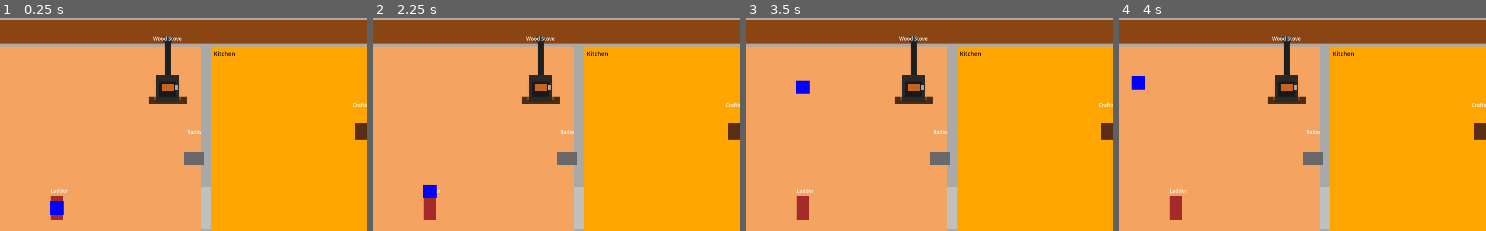
Above: before the commit, frames 1-4 (left to right).
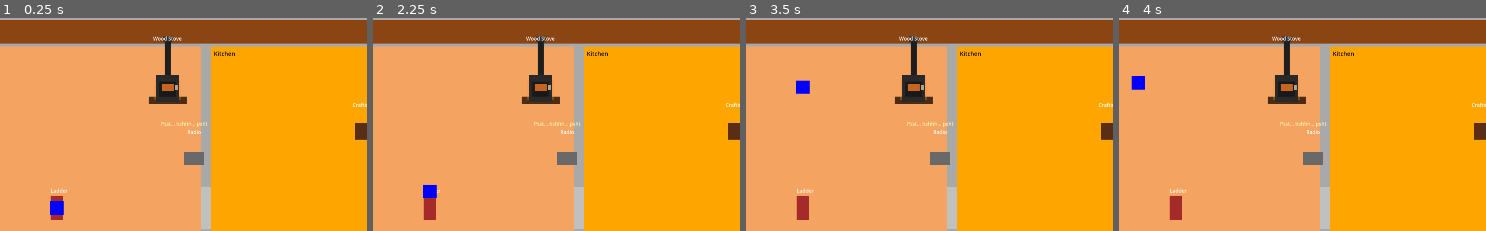
Above: after the commit, the same moments.

Repository: nexus382/firetower-game
Game: Godot game, scene res://scenes/Main.tscn
Same seed, same stepped clock (60 frames per second), same inputs: the game is played once before the commit and once after it.
Inputs (mouse positions are % of the whole screen's width and height, from its top left):
- Up to frame 1 (0.25 s): no input
- Up to frame 2 (2.25 s): click "LBS" at 0.5 s; click "KG" at 1.25 s; tap Enter at 2 s; move the mouse to (42, 71) at 2.02 s; hold W (move_up) from 2.03 s (still down); hold E (interact) from 2.03 s (still down)
- Up to frame 3 (3.5 s): keep holding W (move_up); tap Space at 2.75 s; move the mouse to (80, 66) at 2.77 s; release E (interact) at 2.78 s; tap E (interact) at 2.85 s
- Up to frame 4 (4 s): move the mouse to (14, 34) at 3.52 s; release W (move_up) at 3.53 s; hold A (move_left) from 3.53 s (still down); hold E (interact) from 3.53 s (still down)
The pictures show only the part of the screen within x 17-67%, y 5-55%; the shares and areas given below are measured in that part.

The runs differ from the first frame. In frame 1, less than 0.1% of the frame differs, in the area x 43-57%, y 48-52%; in frame 2, less than 0.1%; in frame 3, less than 0.1%; in frame 4, less than 0.1%.

Commit message:
Add radio onboarding cues and fire-start guidance

Diff:
--- a/scripts/GameManager.gd
+++ b/scripts/GameManager.gd
@@ -261,7 +261,7 @@
         "cost": {
             "metal_scrap": 2,
             "wood": 4,
-            "cloth_scraps": 1,
+            "ripped_cloth": 1,
             "plastic_sheet": 2,
             "nails": 5,
             "rock": 2,
@@ -292,17 +292,6 @@
         "hours": CRAFT_ACTION_HOURS,
         "rest_cost_percent": 2.5,
         "quantity": 1
-    },
-    "cloth_scraps": {
-        "item_id": "cloth_scraps",
-        "display_name": "Cloth Scraps",
-        "description": "Cut fabric strips for pack projects.",
-        "cost": {
-            "ripped_cloth": 1
-        },
-        "hours": CRAFT_ACTION_HOURS,
-        "rest_cost_percent": 2.5,
-        "quantity": 2
     },
     "bandage": {
         "item_id": "bandage",
@@ -350,7 +339,7 @@
             "wood": 4,
             "string": 1,
             "rope": 1,
-            "cloth_scraps": 3
+            "ripped_cloth": 3
         },
         "hours": CRAFT_ACTION_HOURS,
         "rest_cost_percent": 15.0,
@@ -423,6 +412,7 @@
 signal snare_state_changed(state: Dictionary)
 signal wolf_state_changed(state: Dictionary)
 signal expedition_state_changed(state: Dictionary)
+signal radio_attention_changed(active: bool)
 
 # Core game state values shared between systems and UI.
 var current_day: int = 1
@@ -474,6 +464,8 @@
 var flashlight_battery_percent: float = 0.0
 var flashlight_active: bool = false
 var _pending_game_food: Dictionary = {}
+var _radio_last_ack_day: int = 0
+var _radio_tip_shown: bool = false
 
 # Wire together systems, seed defaults, and make sure listeners are ready before play begins.
 func _ready():
@@ -531,6 +523,7 @@
         tower_health_system.set_initial_weather_state(weather_system.get_state())
     if news_system:
         news_system.reset_day(current_day)
+        _refresh_radio_attention("startup")
     if zombie_system:
         zombie_system.zombies_damaged_tower.connect(_on_zombie_damage_tower)
         zombie_system.zombies_spawned.connect(_on_zombies_spawned)
@@ -1111,6 +1104,32 @@
     if !has_message:
         result["reason"] = "no_broadcast"
     return result
+
+func has_unheard_radio_message() -> bool:
+    if news_system == null:
+        return false
+    var broadcast = news_system.get_broadcast_for_day(current_day)
+    var text = String(broadcast.get("text", ""))
+    if text.is_empty():
+        return false
+    return current_day > _radio_last_ack_day
+
+func mark_radio_message_heard():
+    if current_day <= _radio_last_ack_day:
+        return
+    _radio_last_ack_day = current_day
+    _refresh_radio_attention("acknowledged")
+
+func should_show_radio_tip() -> bool:
+    return !_radio_tip_shown
+
+func mark_radio_tip_shown():
+    if _radio_tip_shown:
+        return
+    _radio_tip_shown = true
+
+func _refresh_radio_attention(_source: String = ""):
+    radio_attention_changed.emit(has_unheard_radio_message())
 
 func perform_eating(portion_key: String) -> Dictionary:
     if not sleep_system or not time_system or not inventory_system:
@@ -3191,6 +3210,7 @@
         tower_health_system.on_day_completed(current_state)
     if news_system:
         news_system.reset_day(current_day)
+        _refresh_radio_attention("day_rollover")
     if zombie_system:
         zombie_system.start_day(current_day, _rng)
     if wolf_system:
--- a/scripts/TowerManager.gd
+++ b/scripts/TowerManager.gd
@@ -336,6 +336,16 @@
     prompt.add_theme_font_size_override("font_size", 12)
     radio.add_child(prompt)
 
+    var attention = Label.new()
+    attention.name = "AttentionLabel"
+    attention.text = "Psst... bshhh... psht"
+    attention.position = Vector2(-80, -92)
+    attention.add_theme_color_override("font_color", Color(1.0, 0.95, 0.7))
+    attention.add_theme_font_size_override("font_size", 12)
+    attention.visible = false
+    attention.z_index = 4
+    radio.add_child(attention)
+
     var name_label = Label.new()
     name_label.name = "NameLabel"
     name_label.text = "Radio"
--- a/scripts/objects/Radio.gd
+++ b/scripts/objects/Radio.gd
@@ -4,16 +4,24 @@
 extends Area2D
 class_name Radio
 
+const ATTENTION_ON_SECONDS := 1.5
+const ATTENTION_OFF_SECONDS := 0.2
+
 @export var prompt_text: String = "Press [%s] to tune"
 @export var static_text: String = "Only static crackles tonight."
 
 @onready var prompt_label: Label = $PromptLabel
+@onready var attention_label: Label = $AttentionLabel
 
 # Tracks when the player can trigger the interaction prompt.
 var _player_in_range: bool = false
 var _game_manager: GameManager = null
 var _radio_panel: Control
+var _tutorial_popup: ActionPopupPanel
 var _prompt_template: String = ""
+var _attention_timer: Timer
+var _attention_showing: bool = false
+var _attention_active: bool = false
 
 func _ready():
     monitoring = true
@@ -27,6 +35,14 @@
         prompt_label.visible = false
     _update_prompt_text()
 
+    if attention_label:
+        attention_label.visible = false
+
+    _attention_timer = Timer.new()
+    _attention_timer.one_shot = true
+    add_child(_attention_timer)
+    _attention_timer.timeout.connect(_on_attention_timer_timeout)
+
     _resolve_dependencies()
 
 func _resolve_dependencies():
@@ -37,9 +53,15 @@
 
     var manager_node = root.get_node_or_null("Main/GameManager")
     _game_manager = manager_node as GameManager if manager_node is GameManager else null
+    if _game_manager and !_game_manager.is_connected("radio_attention_changed", Callable(self, "_on_radio_attention_changed")):
+        _game_manager.radio_attention_changed.connect(_on_radio_attention_changed)
+        _on_radio_attention_changed(_game_manager.has_unheard_radio_message())
 
     var panel_node = root.get_node_or_null("Main/UI/RadioPanel")
     _radio_panel = panel_node if panel_node is Control else null
+
+    var popup_node = root.get_node_or_null("Main/UI/ActionPopupPanel")
+    _tutorial_popup = popup_node as ActionPopupPanel if popup_node is ActionPopupPanel else null
 
 func _unhandled_input(event):
     if !_player_in_range:
@@ -60,6 +82,10 @@
         })
         return
 
+    if _game_manager.should_show_radio_tip():
+        _show_radio_tip()
+        _game_manager.mark_radio_tip_shown()
+
     var report = _game_manager.request_radio_broadcast()
     if !report.get("success", false):
         _show_panel_with_message({
@@ -77,11 +103,13 @@
             "title": "{0} - Day {1}".format([title, day_value]),
             "text": text
         })
+        _game_manager.mark_radio_message_heard()
     else:
         _show_panel_with_message({
             "title": "Radio Static",
             "text": static_text
         })
+        _on_radio_attention_changed(false)
 
 func _show_panel_with_message(payload: Dictionary):
     if _radio_panel and _radio_panel.has_method("display_broadcast"):
@@ -117,6 +145,48 @@
         return template % key_label
     return template
 
+func _show_radio_tip():
+    if _tutorial_popup == null:
+        return
+    var lines: PackedStringArray = [
+        "Welcome to the tower, lookout—check the radio each morning for valley updates.",
+        "Some broadcasts bring windfalls, others warn of danger—missing one can cost you dearly.",
+        "Stay tuned and stay safe out there."
+    ]
+    _tutorial_popup.show_message("Daily Radio Brief", lines)
+
+func _on_radio_attention_changed(active: bool):
+    _set_attention_active(active)
+
+func _set_attention_active(active: bool):
+    if _attention_active == active:
+        return
+    _attention_active = active
+    if !_attention_active:
+        if _attention_timer:
+            _attention_timer.stop()
+        if attention_label:
+            attention_label.visible = false
+        return
+    _attention_showing = false
+    _queue_attention_pulse(true)
+
+func _queue_attention_pulse(show_now: bool):
+    if !_attention_active or attention_label == null or _attention_timer == null:
+        return
+    _attention_showing = show_now
+    attention_label.visible = show_now
+    var wait_time = ATTENTION_ON_SECONDS if show_now else ATTENTION_OFF_SECONDS
+    _attention_timer.start(wait_time)
+
+func _on_attention_timer_timeout():
+    if !_attention_active or attention_label == null or _attention_timer == null:
+        return
+    _attention_showing = !_attention_showing
+    attention_label.visible = _attention_showing
+    var wait_time = ATTENTION_ON_SECONDS if _attention_showing else ATTENTION_OFF_SECONDS
+    _attention_timer.start(wait_time)
+
 func _on_body_entered(body):
     if body is Player:
         _player_in_range = true
--- a/scripts/systems/InventorySystem.gd
+++ b/scripts/systems/InventorySystem.gd
@@ -116,11 +116,6 @@
     })
     register_item_definition("rope", {
         KEY_DISPLAY_NAME: "Rope",
-        KEY_FOOD_UNITS: 0.0,
-        KEY_STACK_LIMIT: 99
-    })
-    register_item_definition("cloth_scraps", {
-        KEY_DISPLAY_NAME: "Cloth Scraps",
         KEY_FOOD_UNITS: 0.0,
         KEY_STACK_LIMIT: 99
     })
--- a/scripts/ui/ForgingResultsPanel.gd
+++ b/scripts/ui/ForgingResultsPanel.gd
@@ -24,7 +24,6 @@
     "medicated_bandage": "Herbal wrap restores 25 health on use.",
     "canned_food": "Shelf-stable meal worth 1.5 food units.",
     "feather": "Light fletching for arrows and padded gear.",
-    "cloth_scraps": "Cut fabric pieces for packs and padding.",
     "backpack": "Expands carry capacity to 12 forging slots.",
     "ripped_cloth": "Torn fabric ideal for bandages or cords.",
     "rock": "Dense stone chunk for crafting weights or tools.",
--- a/scripts/ui/WoodStovePanel.gd
+++ b/scripts/ui/WoodStovePanel.gd
@@ -29,6 +29,7 @@
 var time_system: TimeSystem
 var _tool_buttons: Dictionary = {}
 var _last_state: Dictionary = {}
+var _showing_hint: bool = false
 
 func _ready():
     visible = false
@@ -69,6 +70,9 @@
         visible = true
         status_label.text = ""
         _refresh_state()
+        if status_label:
+            status_label.text = _build_fire_basics_hint()
+            _showing_hint = true
     if add_button and !add_button.disabled:
         add_button.focus_mode = Control.FOCUS_ALL
         add_button.grab_focus()
@@ -80,6 +84,7 @@
 
 func close_panel():
     visible = false
+    _showing_hint = false
 
 func _unhandled_input(event):
     if !visible:
@@ -133,7 +138,7 @@
         kindling_value.text = "%d in pack" % max(kindling_count, 0)
 
     if capacity_label:
-        capacity_label.text = "Capacity: %d free" % max(capacity, 0)
+        capacity_label.text = "Firebox: %d slots free · 4h per log" % max(capacity, 0)
     if add_button:
         var wood_stock = inventory_system.get_item_count("wood") if inventory_system else 0
         add_button.disabled = capacity <= 0 or wood_stock <= 0
@@ -150,7 +155,7 @@
     _tool_buttons.clear()
 
     if tool_header:
-        tool_header.text = "Fire Starting Tools"
+        tool_header.text = "Fire Starters · 1 tinder per try"
 
     if inventory_system == null:
         var offline = Label.new()
@@ -164,14 +169,14 @@
     if bow_stock > 0:
         options.append({
             "id": FIRE_STARTING_BOW_ID,
-            "label": "Bow Drill (75% chance)",
+            "label": "Bow Drill · 75% spark · tinder recovers 50%",
             "stock": bow_stock
         })
     var flint_stock = inventory_system.get_item_count(FLINT_AND_STEEL_ID)
     if flint_stock > 0:
         options.append({
             "id": FLINT_AND_STEEL_ID,
-            "label": "Flint & Steel (90% | %d uses)" % flint_stock,
+            "label": "Flint & Steel · 90% spark · %d charges" % max(flint_stock, 0),
             "stock": flint_stock
         })
 
@@ -204,9 +209,13 @@
         return "%dh" % hours
     return "%dm" % mins
 
+func _build_fire_basics_hint() -> String:
+    return "Logs burn about 4h each. Kindling feeds one attempt. Bow Drill sparks around 75% and may spare tinder; Flint & Steel hits near 90% but chews a charge."
+
 func _on_add_wood_pressed():
     if game_manager == null:
         status_label.text = "Stove offline"
+        _showing_hint = false
         return
     var result = game_manager.add_wood_to_stove(1)
     if !result.get("success", false):
@@ -224,12 +233,15 @@
                 status_label.text = "Add wood failed"
     else:
         var added = int(result.get("added", 0))
-        status_label.text = "Loaded %d wood" % max(added, 0)
+        var added_count = max(added, 0)
+        status_label.text = "Loaded %d log%s (~4h burn each)" % [added_count, "s" if added_count != 1 else ""]
+    _showing_hint = false
     _refresh_state()
 
 func _on_fire_tool_pressed(tool_id: String):
     if game_manager == null:
         status_label.text = "Stove offline"
+        _showing_hint = false
         return
     var result = game_manager.light_wood_stove(tool_id)
     if !result.get("success", false):
@@ -243,9 +255,12 @@
                 status_label.text = "Fire already lit"
             "failed_roll":
                 var chance = int(round(result.get("chance", 0.0) * 100.0))
-                status_label.text = "Spark missed (%d%% chance)" % clamp(chance, 0, 100)
+                var returned = result.get("kindling_returned", false)
+                var base = "No flame (%d%% try)." % clamp(chance, 0, 100)
+                var explanation = "Fire didn't quite catch on the lit kindling." if !returned else "Couldn't even get the kindling to properly light."
+                status_label.text = "%s %s" % [base, explanation]
             "flint_consume_failed":
-                status_label.text = "Flint and steel wore out"
+                status_label.text = "Flint & steel wore down—no spark"
             "kindling_consume_failed":
                 status_label.text = "Kindling missing"
             "missing_tool":
@@ -259,7 +274,8 @@
     else:
         var state: Dictionary = result.get("state", {})
         var burn_minutes = float(state.get("burn_minutes_remaining", 0.0))
-        status_label.text = "Fire lit (%s remaining)" % _format_burn_time(burn_minutes)
+        status_label.text = "Fire lit (%s of warmth). Logs are drawing steadily." % _format_burn_time(burn_minutes)
+    _showing_hint = false
     _refresh_state()
 
 func _on_inventory_changed(_item_id: String, _delta: int, _food: float, _total: float):
Not shown, changed: GUIDE.md
Not shown, changed: docs/feature_ideas.md
